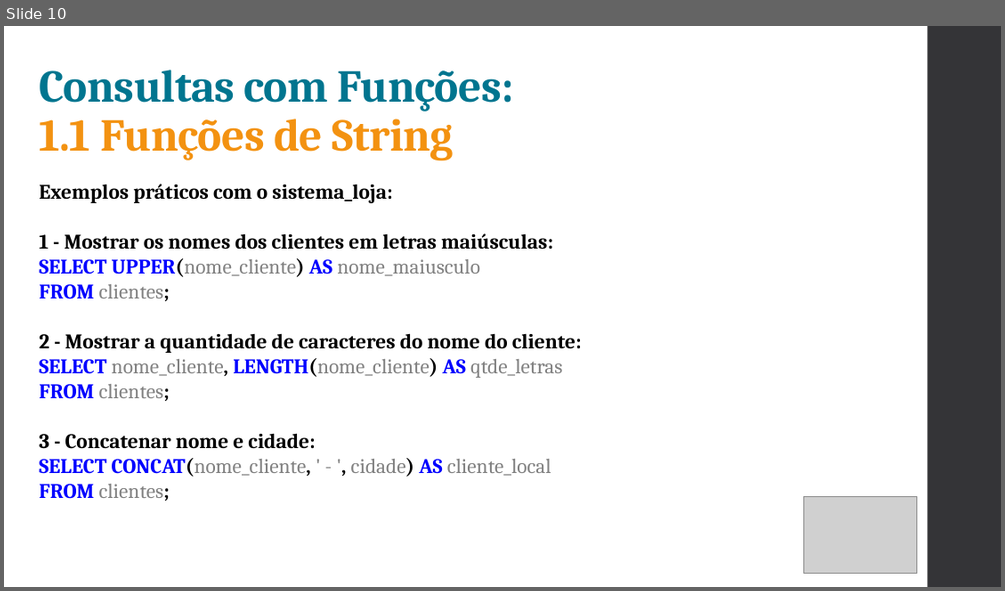
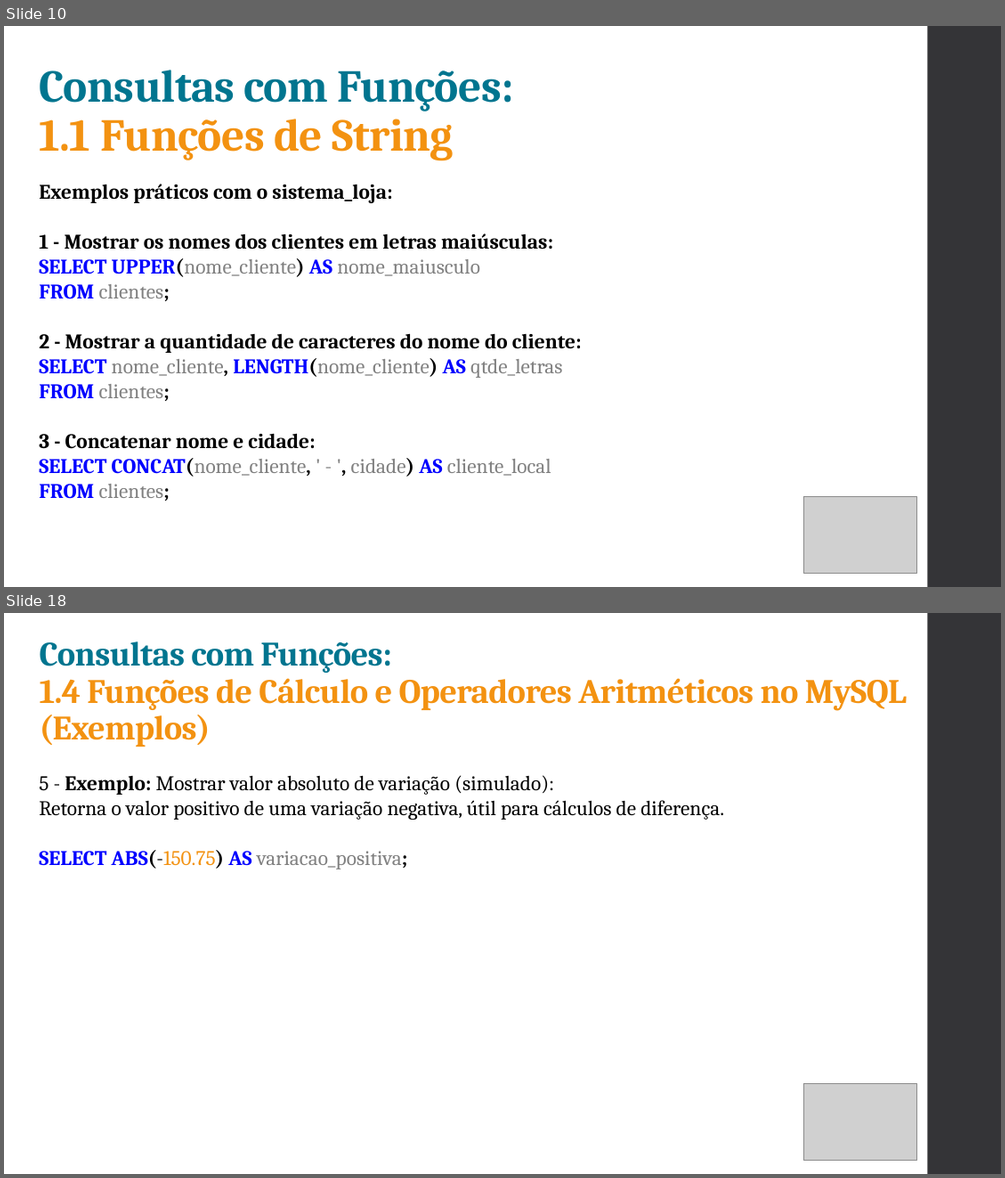
Before and after one commit to ruanSTT/database-mysql, a slide deck: Aula 03/Aula03.pptx. Shown one above the other, each under a label of ours: slide 10 before the commit, slides 10 and 18 after it; the slides between them are not shown. The pictures are 1005x591 and 1005x1178 pixels, drawn with LibreOffice and Linux fonts; fonts in the diff are those of the drawing; grey boxes stand for pictures. Boxes give left, top, right and bottom in pixels: in the first picture for what was removed or moved away, otherwise in the second. Text is boxed around its words. In the diff, an @@ line names an element or a change of style, - is before the commit and + after.

```diff
--- a/Aula 03/Aula03.pptx
+++ b/Aula 03/Aula03.pptx
@@ slide 18 added at (4,613,1001,1174), background #FFFFFF; not listed: 1 template element that a slide beside it also shows @@
@@ title added at (40,641,906,747), 33 pt, text #F39211, bold @@
+Consultas com Funções:
+1.4 Funções de Cálculo e Operadores Aritméticos no MySQL (Exemplos)
@@ text added at (39,775,724,869), 20 pt, text #000000 @@
+5 - Exemplo: Mostrar valor absoluto de variação (simulado):
+Retorna o valor positivo de uma variação negativa, útil para cálculos de diferença.
+SELECT ABS(-150.75) AS variacao_positiva;
@@ picture added at (803,1083,917,1159) @@
```
Also in this commit, not shown: 1 slide changed, 9 other slides added, 1 other file.
